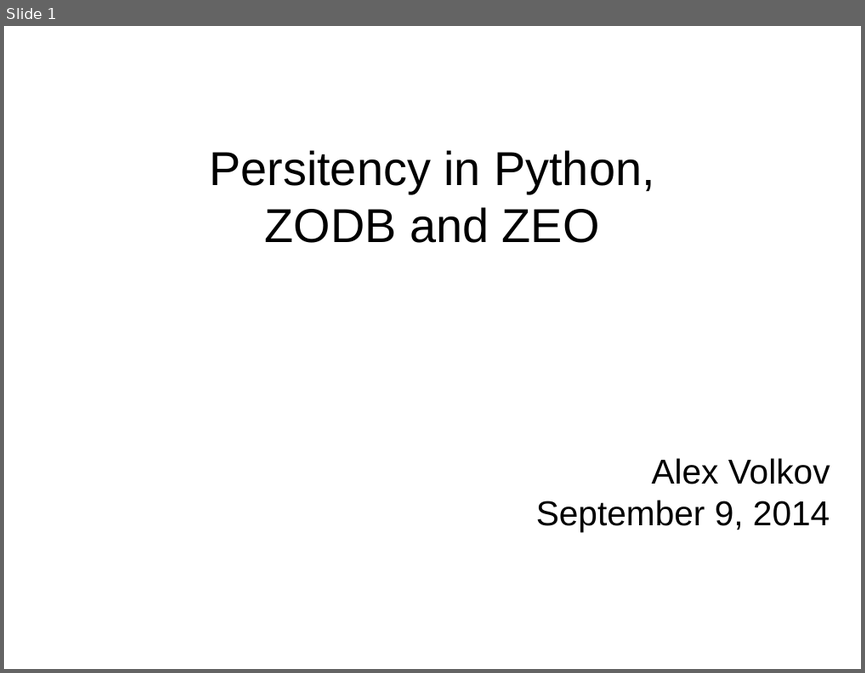
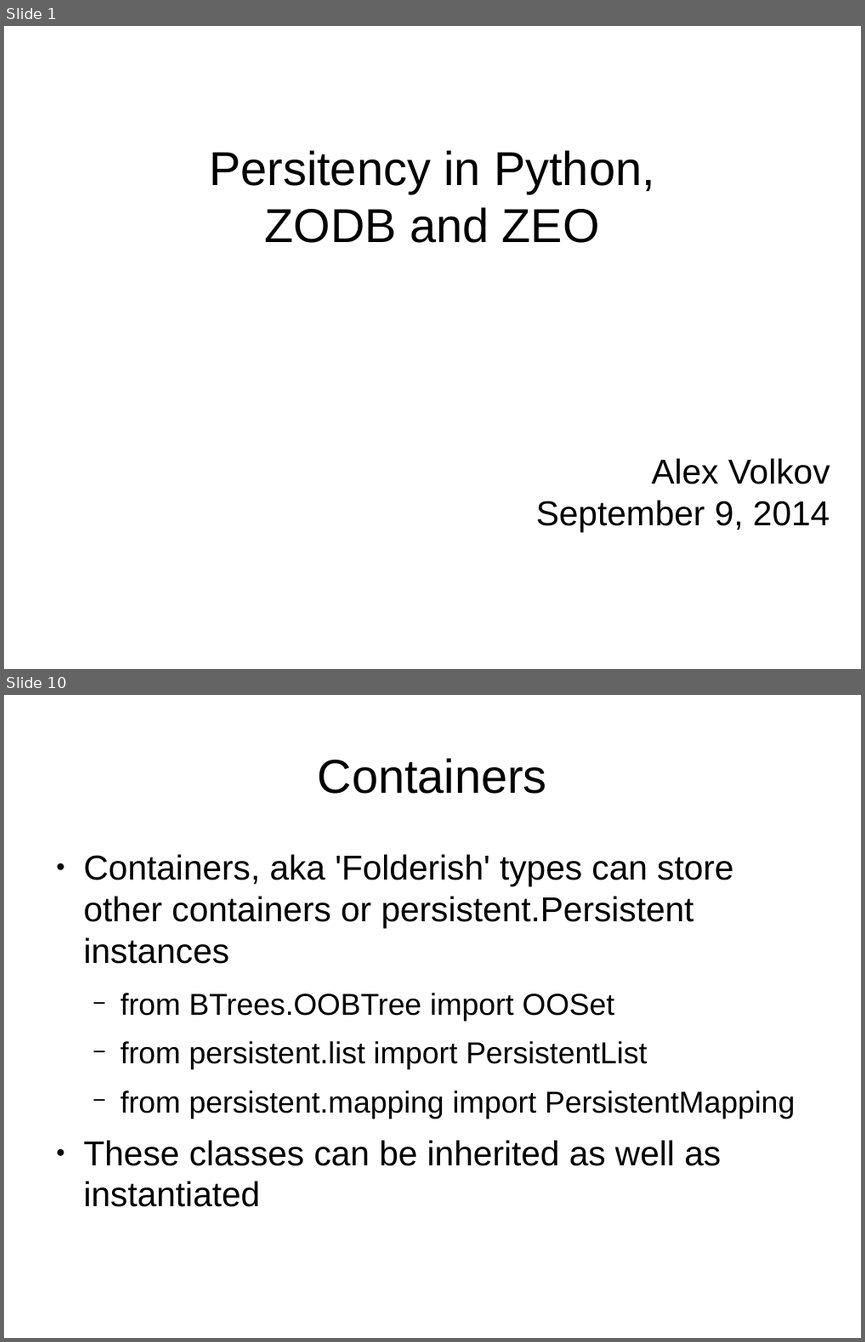
Before and after one commit to avolkov/ZODB-talk, a slide deck: media/presentation.odp. Shown one above the other, each under a label of ours: slide 1 before the commit, slides 1 and 10 after it; the slides between them are not shown. The pictures are 865x673 and 865x1342 pixels, drawn with LibreOffice and Linux fonts; fonts in the diff are those of the drawing. Boxes give left, top, right and bottom in pixels: in the first picture for what was removed or moved away, otherwise in the second. Text is boxed around its words. In the diff, an @@ line names an element or a change of style, - is before the commit and + after.

```diff
--- a/media/presentation.odp
+++ b/media/presentation.odp
@@ slide 10 added at (4,695,861,1338), background #FFFFFF @@
@@ title added at (318,758,547,794), 44 pt, text #000000 @@
+Containers
@@ text added at (84,854,794,1207), 32 pt, text #000000 @@
+● Containers, aka 'Folderish' types can store other containers or persistent.Persistent instances
+  − from BTrees.OOBTree import OOSet
+  − from persistent.list import PersistentList
+  − from persistent.mapping import PersistentMapping
+● These classes can be inherited as well as instantiated
```
Also in this commit, not shown: 16 other slides added, 2 other files.
